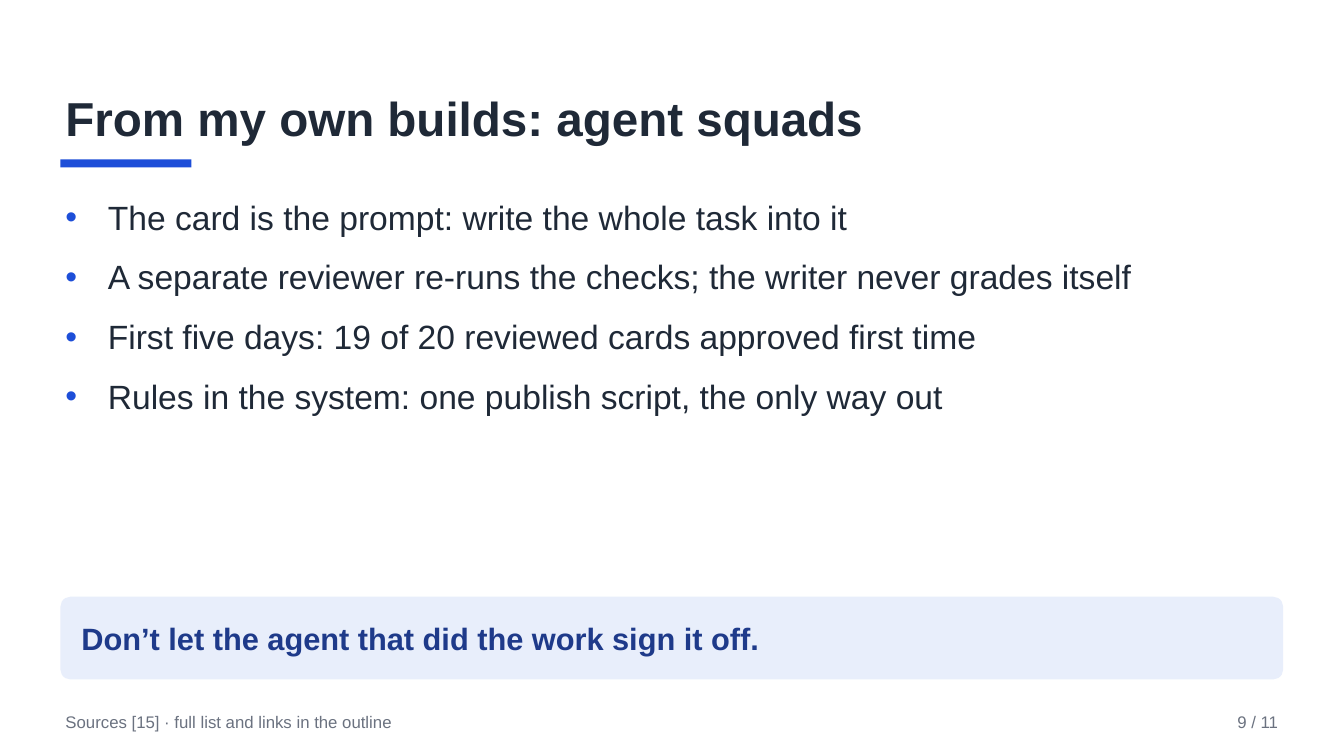
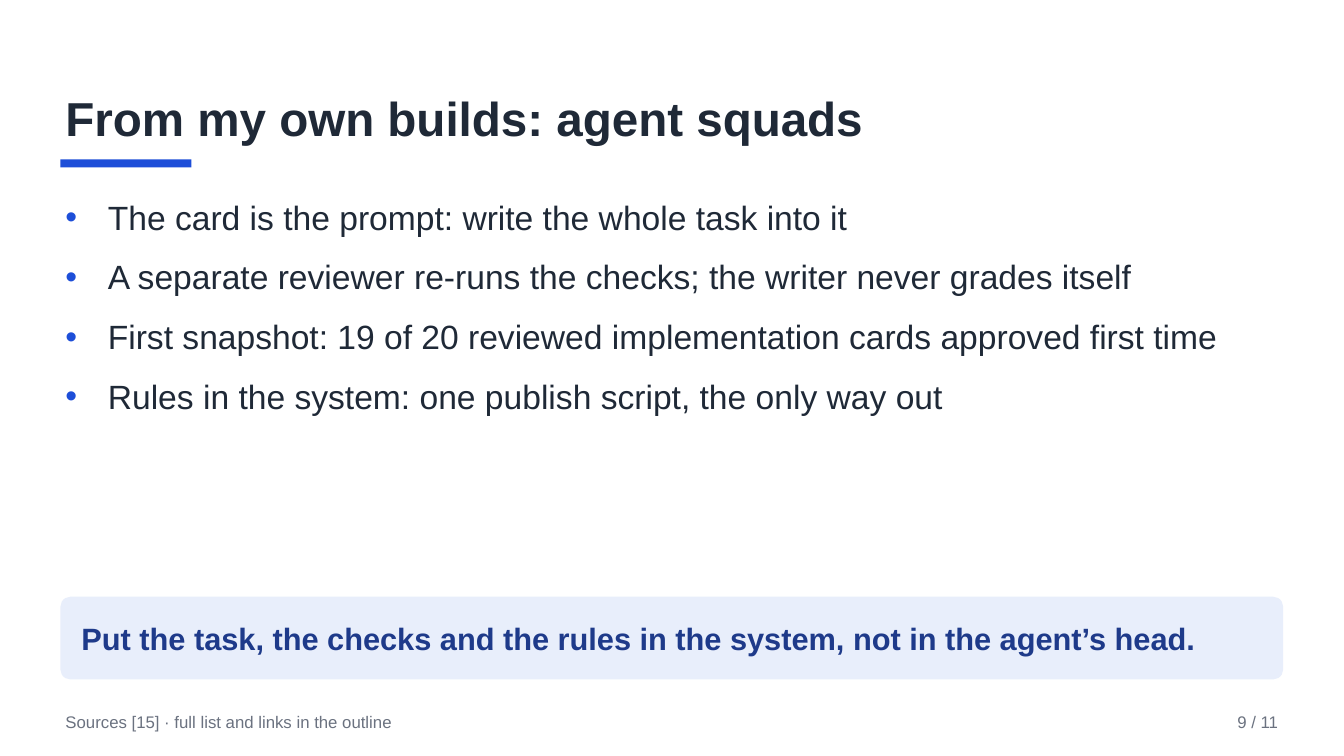
Before and after one commit to AnilKerai/applied-ai-handbook, a slide deck: slide 9 of 4-build/talk-working-with-coding-agents.pptx. Drawn at 1344x756 pixels with LibreOffice and Linux fonts; fonts in the diff are those of the drawing. Boxes give left, top, right and bottom in pixels: in the first picture for what was removed or moved away, otherwise in the second. Text is boxed around its words. In the diff, an @@ line names an element or a change of style, - is before the commit and + after.

Commit message:
Talks: working with coding agents, review fixes

```diff
--- a/4-build/talk-working-with-coding-agents.pptx
+++ b/4-build/talk-working-with-coding-agents.pptx
@@ text at (108, 324, 1216, 356): text changed @@
-• First five days: 19 of 20 reviewed cards approved first time
+• First snapshot: 19 of 20 reviewed implementation cards approved first time
@@ text in rounded rectangle at (81, 627, 1195, 656): text changed @@
-Don’t let the agent that did the work sign it off.
+Put the task, the checks and the rules in the system, not in the agent’s head.
```
Also in this commit, not shown: 6 other slides changed, 1 other file.
